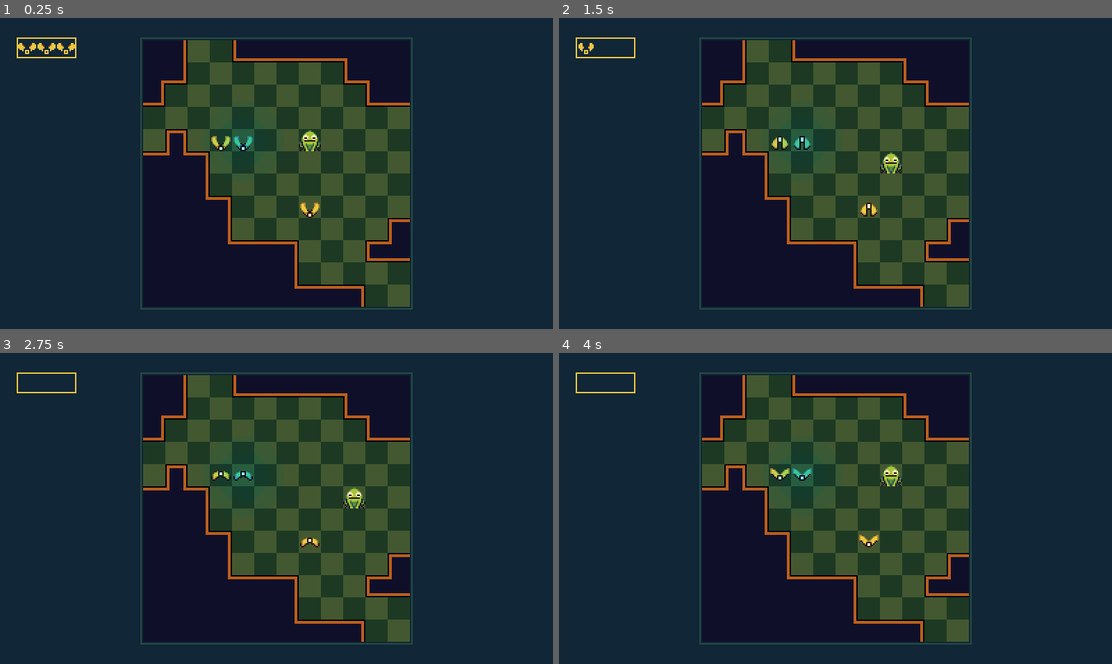
Above: before the commit, frames 1-4 (two rows, left to right).
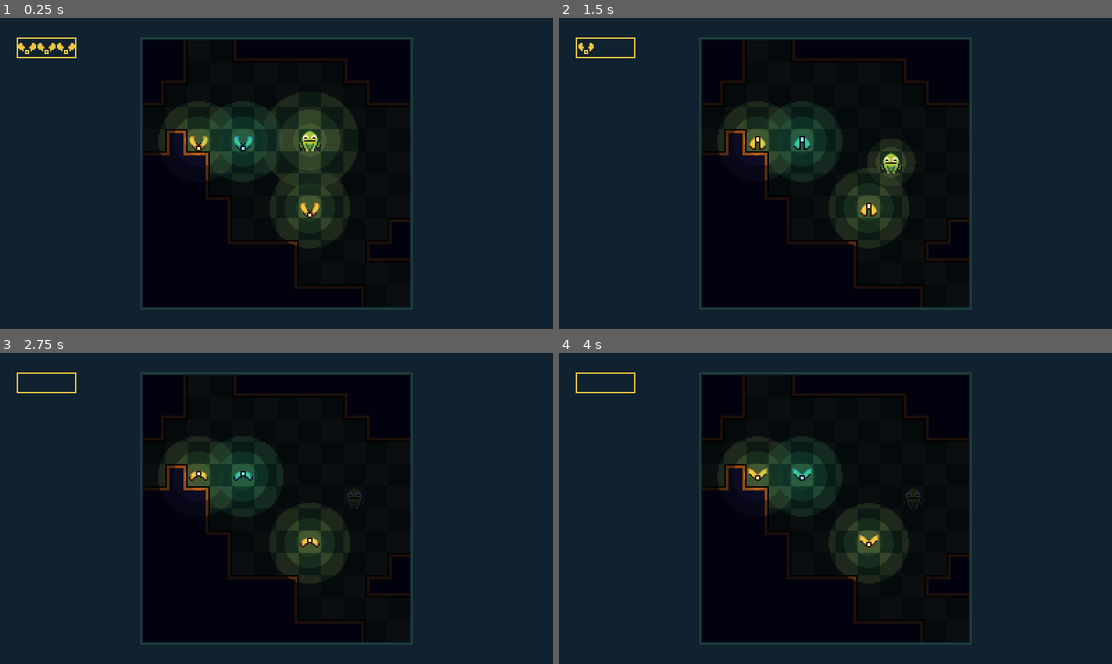
Above: after the commit, the same moments.

Repository: GerrZa/project-frogslight
Game: Godot game, scene res://scr/level/prototyping level.tscn
The game is run twice, just before and just after one commit, with the same random seed, the same clock (stepped at 60 frames per second) and the same inputs.
Inputs:
- Up to frame 1 (0.25 s): no input
- Up to frame 2 (1.5 s): hold Right (ui_right) 0.53-1.28 s; hold Down (ui_down) from 1.28 s (still down)
- Up to frame 3 (2.75 s): release Down (ui_down) at 2.03 s; hold Right (ui_right) from 2.03 s (still down)
- Up to frame 4 (4 s): release Right (ui_right) at 2.78 s; hold Up (ui_up) 2.78-3.53 s; hold Left (ui_left) from 3.53 s (still down)

The runs differ from the first frame. In frame 1, 35% of the frame differs, in the area x 25-75%, y 7-93%; in frame 2, 37%; in frame 3, 37%; in frame 4, 37%.
Error before the commit: Attempt to call function 'play' in base 'null instance' on a null instance. (res://scr/level/basic_ui.gd:41)

Commit message:
finish fixing fireflies collecting ui and visual bug

Diff:
--- a/scr/actor/froggy/Froggy.tscn
+++ b/scr/actor/froggy/Froggy.tscn
@@ -312,7 +312,7 @@
 "_edit_group_": true
 }
 move_time = 0.2
-max_basic_light = 3
+start_light = 3
 basic_light_color = Color( 1, 0.937255, 0.764706, 1 )
 extra_light_color = Color( 0.584314, 0.992157, 0.984314, 1 )
 
--- a/scr/actor/froggy/State/eat.gd
+++ b/scr/actor/froggy/State/eat.gd
@@ -13,4 +13,5 @@
 
 	yield(get_tree().create_timer(eat_anim_duration),"timeout")
 
+
 	state_machine.transition_to("idle")
--- a/scr/actor/froggy/State/idle.gd
+++ b/scr/actor/froggy/State/idle.gd
@@ -15,7 +15,7 @@
 
 func unhandled_input(event):
 
-	if froggy.basic_light_left > 0 or froggy.extra_light_left > 0:
+	if froggy.total_light > 0:
 		if Input.is_action_just_pressed("ui_right") and $"%r_wall".is_colliding() == false:
 			state_machine.transition_to("move",{"direction" : Vector2.RIGHT})
 		elif Input.is_action_just_pressed("ui_left") and $"%l_wall".is_colliding() == false:
--- a/scr/actor/froggy/State/move.gd
+++ b/scr/actor/froggy/State/move.gd
@@ -11,10 +11,7 @@
 		var tween = create_tween().set_trans(Tween.TRANS_QUAD).set_ease(Tween.EASE_IN_OUT)
 		tween.tween_property(froggy,"global_position",froggy.global_position + (move_direction * 16),froggy.move_time)
 
-		if froggy.extra_light_left > 0:
-			froggy.extra_light_left -= 1
-		else:
-			froggy.basic_light_left -= 1
+		froggy.total_light -= 1
 
 		match move_direction:
 			Vector2.RIGHT: froggy.animtree.travel("move_right")
--- a/scr/actor/froggy/froggy.gd
+++ b/scr/actor/froggy/froggy.gd
@@ -5,18 +5,15 @@
 
 export var move_time : float
 
-export var max_basic_light : int
+export var start_light : int
 
-var basic_light_left = 0
-var extra_light_left = 0
-
-var total_light
+var total_light : int
 var last_total_light
 
 var light_sb_size # light texture standby size
 signal light_change(target_size)
 
-var light_array := [false,false,false] # For checking light type and ui animation
+var light_array := [] # For checking light type and ui animation
 
 export var basic_light_color : Color
 export var extra_light_color : Color
@@ -24,15 +21,19 @@
 onready var animtree = $froggy_spr/AnimationTree.get("parameters/playback")
 
 func _ready():
-	basic_light_left = max_basic_light
 
-	last_total_light = total_light
+	for i in range(start_light):
+		if i < 3 :light_array.append(false)
+		else: light_array.append(true)
+
+	total_light = start_light
 
 	self.connect("light_change",self,"on_light_change")
 
 func _physics_process(delta):
 
-	total_light = basic_light_left + extra_light_left
+	print(light_array)
+	print(".")
 
 	var tongue_match = $"%tongue_tip".global_position == global_position
 	$"%tongue_tip".visible = not tongue_match
@@ -55,17 +56,34 @@
 func add_light(extra_light:bool):
 
 	if extra_light == true:
-		extra_light_left += 4
+		total_light += 4
 		for light in range(4):
 			light_array.append(true)
 
 		get_tree().current_scene.emit_signal("froggy_eat",true)
 
 	elif extra_light == false:
+
+		print("basic addded")
+		if light_array[0] == true:
+			get_tree().current_scene.emit_signal("light_replaced",1)
+		if light_array[1] == true:
+			get_tree().current_scene.emit_signal("light_replaced",2)
+		if light_array[1] == true:
+			get_tree().current_scene.emit_signal("light_replaced",3)
+
 		for i in range(3):
 
-			if basic_light_left < 3:
-				pass
+			if total_light < 3:
+				light_array.append(false)
+				total_light += 1
+
+		for i in range(3):
+			if light_array.size() - 1 >= i:
+				light_array[i] = false
+			else:
+				light_array.append(false)
+			print("light array replaced")
 
 		get_tree().current_scene.emit_signal("froggy_eat",false)
 
--- a/scr/level/basic_ui.gd
+++ b/scr/level/basic_ui.gd
@@ -29,7 +29,6 @@
 	else:
 		for i in range(3):
 			if current_light < 3:
-				print("add")
 				current_light += 1
 				get_node("li_frame/li_icon" + String(current_light) + "/AnimationPlayer").play("basic")
 
@@ -42,9 +41,9 @@
 	current_light -= 1
 
 
-func replace_light():
-	for i in range(3):
-		get_node("li_frame/li_icon" + String(i+1_)).frame = 3
+func replace_light(index):
+		get_node("li_frame/li_icon" + String(index)).frame = 3
+		print("replaced")
 
-func _physics_process(delta):
-	print(current_light)
+#func _physics_process(delta):
+#	print(current_light)
--- a/scr/level/prototyping level.gd
+++ b/scr/level/prototyping level.gd
@@ -3,4 +3,4 @@
 signal tongue(is_active)
 signal froggy_eat(is_extra)
 signal froggy_move
-signal light_replaced
+signal light_replaced(index)
--- a/scr/level/prototyping level.tscn
+++ b/scr/level/prototyping level.tscn
@@ -524,7 +524,6 @@
 unique_name_in_owner = true
 position = Vector2( 215, 80 )
 scale = Vector2( 1.00217, 1 )
-max_basic_light = 100
 
 [node name="fireflies_grouper" type="Node2D" parent="."]
 
@@ -532,13 +531,13 @@
 position = Vector2( 215, 128 )
 
 [node name="fireflies2" parent="fireflies_grouper" instance=ExtResource( 3 )]
-position = Vector2( 151, 80 )
+position = Vector2( 135, 80 )
 
 [node name="extraflies" parent="fireflies_grouper" instance=ExtResource( 6 )]
 position = Vector2( 167, 80 )
 
 [node name="CanvasModulate" type="CanvasModulate" parent="."]
-color = Color( 0.270588, 0.270588, 0.447059, 1 )
+color = Color( 0.152941, 0.152941, 0.258824, 1 )
 
 [node name="border" type="Sprite" parent="."]
 light_mask = 0
Binary file changed: asset/level/prototyping_level/prototype_room.aseprite
Binary file added: asset/obj/fire_torch.aseprite
